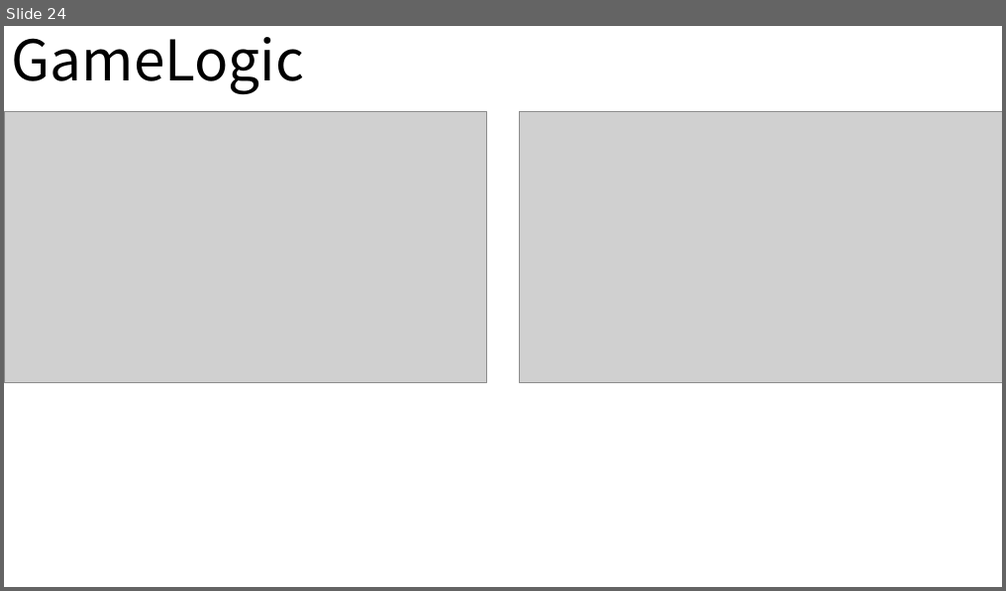
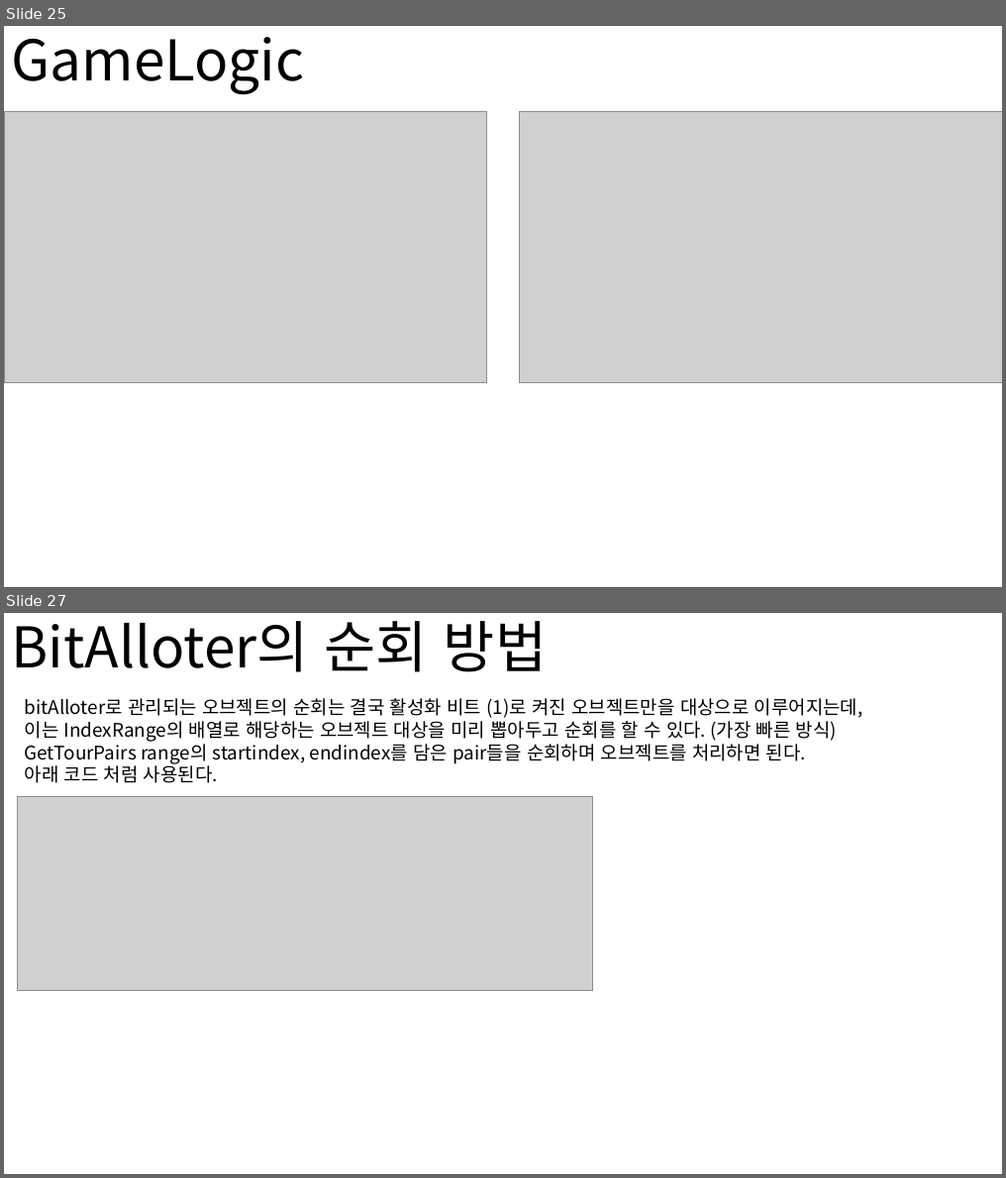
Before and after one commit to nohc2001/PulseCity, a slide deck: Conference/GraphicsStudy/GraphicsHighLevelDesign.pptx. Shown one above the other, each under a label of ours: slide 24 before the commit, slides 25 and 27 after it; the slides between them are not shown. The pictures are 1006x591 and 1006x1178 pixels, drawn with LibreOffice and Linux fonts; fonts in the diff are those of the drawing; grey boxes stand for pictures. Boxes give left, top, right and bottom in pixels: in the first picture for what was removed or moved away, otherwise in the second. Text is boxed around its words. In the diff, an @@ line names an element or a change of style, - is before the commit and + after.

```diff
--- a/Conference/GraphicsStudy/GraphicsHighLevelDesign.pptx
+++ b/Conference/GraphicsStudy/GraphicsHighLevelDesign.pptx
@@ slide 27 added at bbox=[4, 613, 1002, 1174], background #FFFFFF @@
@@ title added at bbox=[12, 621, 547, 672], 54 pt, text #000000 @@
+BitAlloter의 순회 방법
@@ text added at bbox=[25, 698, 863, 783], 18 pt, text #000000 @@
+bitAlloter로 관리되는 오브젝트의 순회는 결국 활성화 비트 (1)로 켜진 오브젝트만을 대상으로 이루어지는데,
+이는 IndexRange의 배열로 해당하는 오브젝트 대상을 미리 뽑아두고 순회를 할 수 있다. (가장 빠른 방식)
+GetTourPairs range의 startindex, endindex를 담은 pair들을 순회하며 오브젝트를 처리하면 된다.
+아래 코드 처럼 사용된다.
@@ picture added at bbox=[17, 797, 592, 990] @@
@@ what was slide 24 is now slide 25 @@
```
Also in this commit, not shown: 6 slides changed, 7 other slides added, 4 slides removed, 14 other files.
